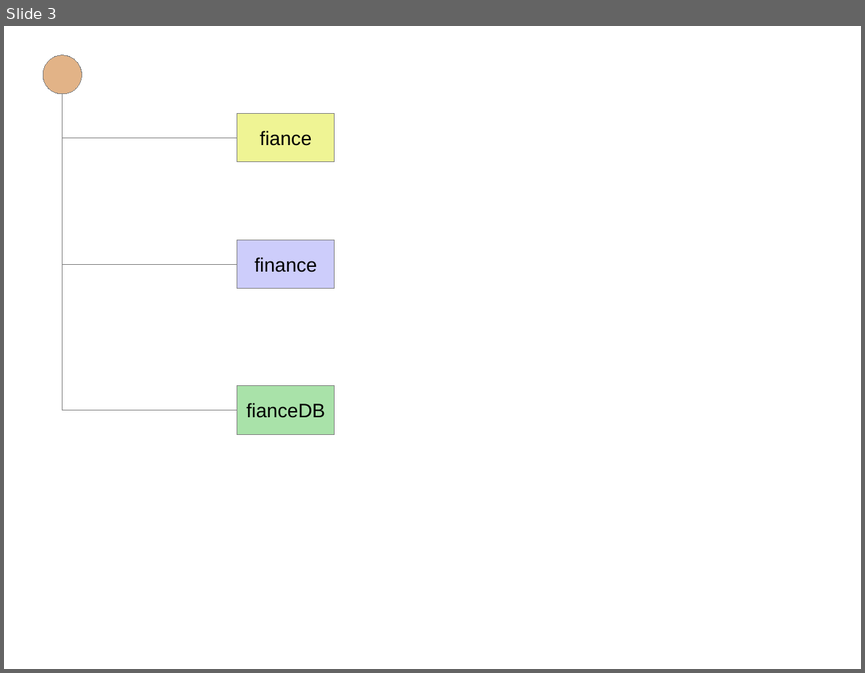
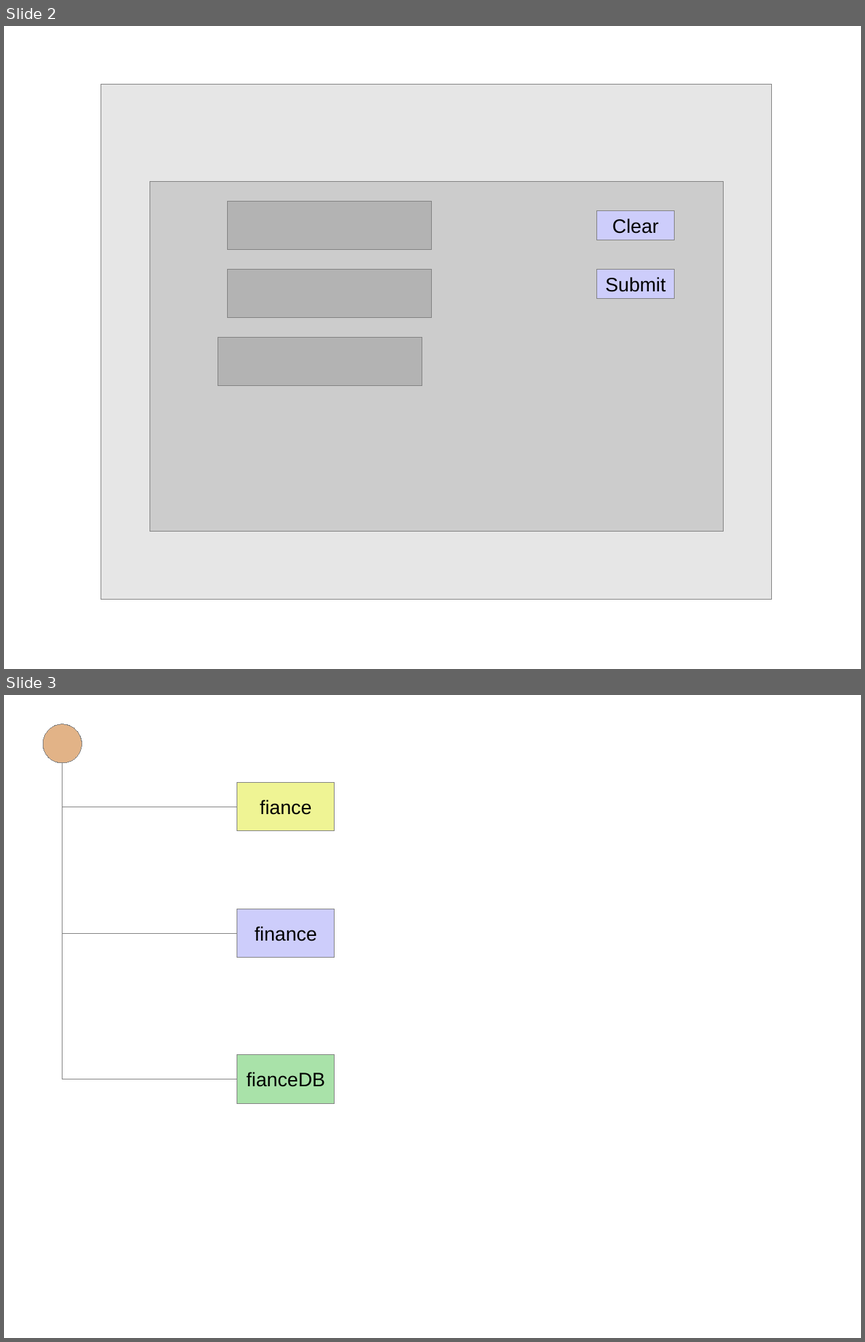
Before and after one commit to JamesLeB/Stout, a slide deck: documents/ToadsWorld.odp. Shown one above the other, each under a label of ours: slide 3 before the commit, slides 2 and 3 after it. The pictures are 865x673 and 865x1342 pixels, drawn with LibreOffice and Linux fonts; fonts in the diff are those of the drawing. Boxes give left, top, right and bottom in pixels: in the first picture for what was removed or moved away, otherwise in the second. Text is boxed around its words. In the diff, an @@ line names an element or a change of style, - is before the commit and + after.

```diff
--- a/documents/ToadsWorld.odp
+++ b/documents/ToadsWorld.odp
@@ slide 2 added at [4, 26, 861, 669], background #FFFFFF @@
@@ rectangle added at [101, 84, 772, 599], fill #E6E6E6, outline #808080 0 pt @@
@@ rectangle added at [150, 182, 723, 531], fill #CCCCCC, outline #808080 0 pt @@
@@ rectangle added at [227, 201, 432, 249], fill #B3B3B3, outline #808080 0 pt @@
@@ rectangle added at [596, 210, 674, 240], fill #CDCDFB, outline #808080 0 pt, 18 pt, text #000000 @@
+Clear
@@ rectangle added at [227, 269, 432, 317], fill #B3B3B3, outline #808080 0 pt @@
@@ rectangle added at [596, 269, 674, 298], fill #CDCDFB, outline #808080 0 pt, 18 pt, text #000000 @@
+Submit
@@ rectangle added at [218, 337, 422, 385], fill #B3B3B3, outline #808080 0 pt @@
```
Also in this commit, not shown: 1 other slide added, 2 slides removed.
